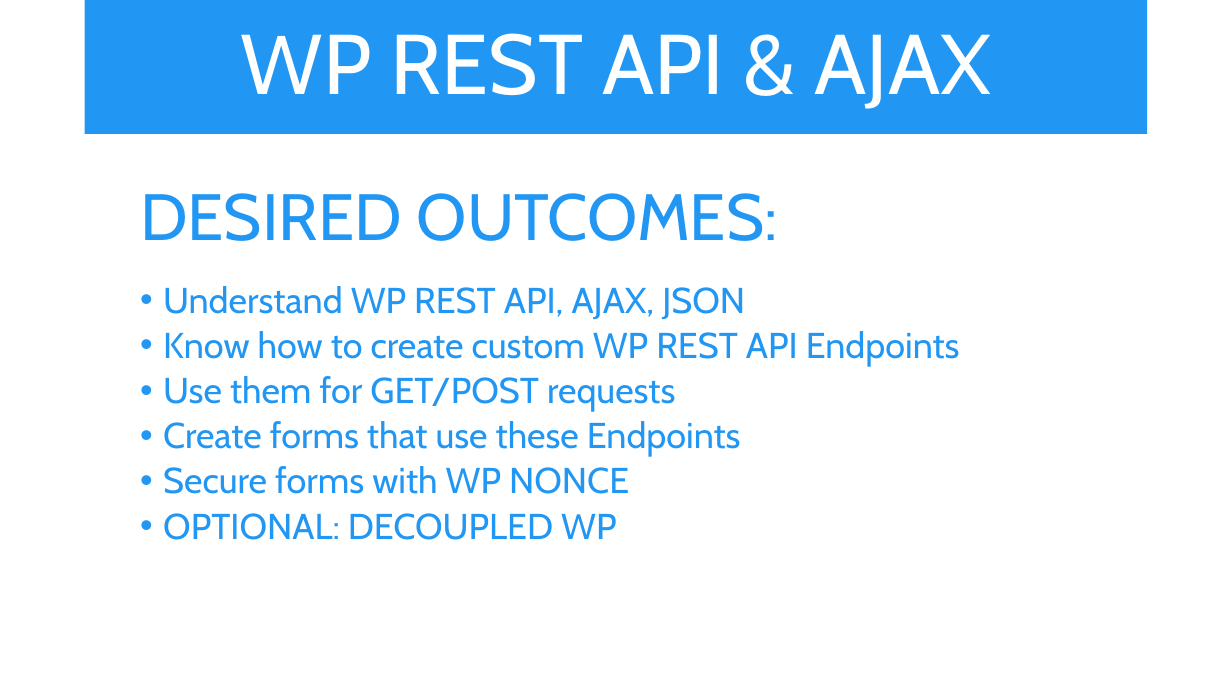
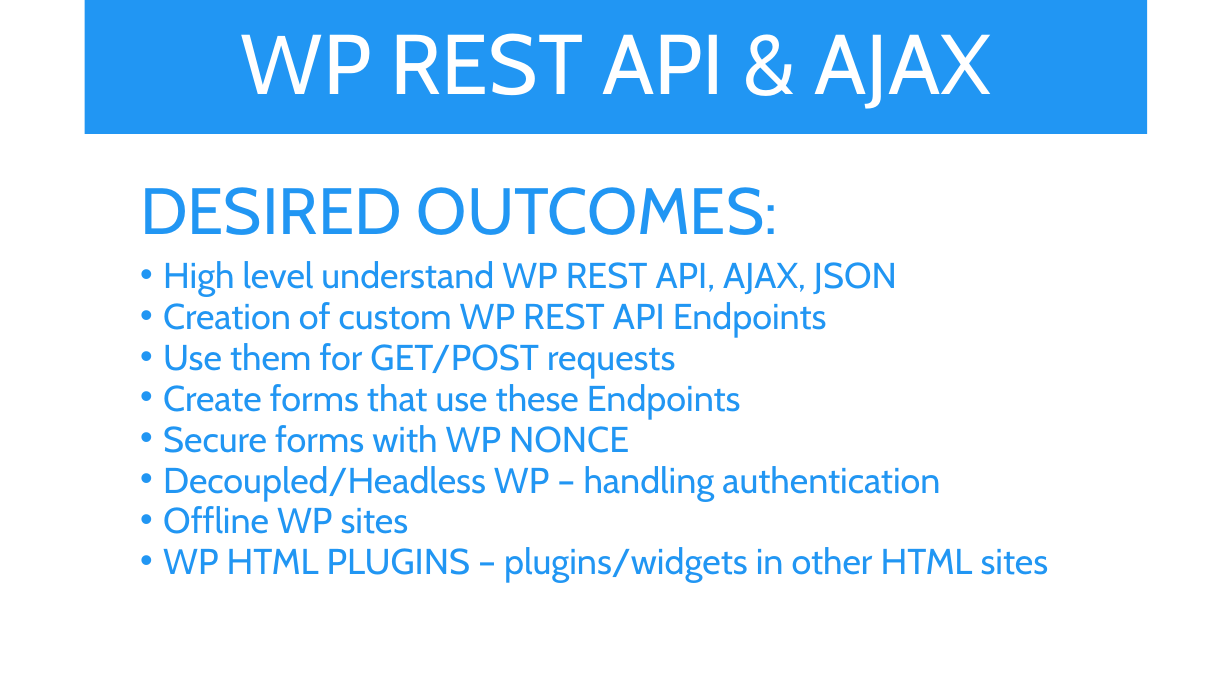
Before and after one commit to iwswordpress/rest, a slide deck: slide 4 of rest-api-workshop.pptx (slide 5 before the commit). Drawn at 1232x693 pixels with LibreOffice and Linux fonts; fonts in the diff are those of the drawing. Boxes give left, top, right and bottom in pixels: in the first picture for what was removed or moved away, otherwise in the second. Text is boxed around its words. In the diff, an @@ line names an element or a change of style, - is before the commit and + after.

```diff
--- a/rest-api-workshop.pptx
+++ b/rest-api-workshop.pptx
@@ text at [140, 187, 778, 453]: line spacing 0.9 to 0.8 @@
@@ text at [163, 261, 897, 338]: text changed @@
-  • Understand WP REST API, AJAX, JSON
-  • Know how to create custom WP REST API Endpoints
+  • High level understand WP REST API, AJAX, JSON
+  • Creation of custom WP REST API Endpoints
@@ text at [163, 466, 1049, 583]: text changed @@
-  • OPTIONAL: DECOUPLED WP
+  • Decoupled/Headless WP – handling authentication
+  • Offline WP sites
+  • WP HTML PLUGINS – plugins/widgets in other HTML sites
```
Also in this commit, not shown: 2 other slides changed, 1 slide removed.
